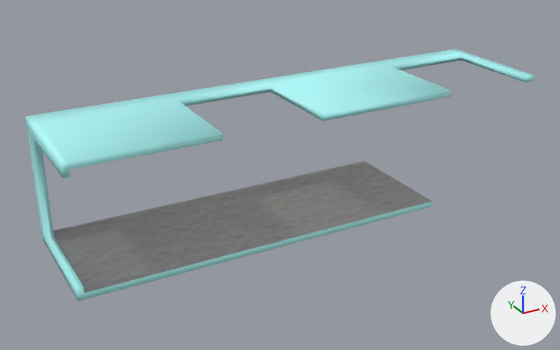
A saved change to the FBX model POBICOS/Content/Models/Building/wall_anteroom_v2.fbx.
Both versions are drawn from a 50 mm camera at (-0.0095, -0.0453, 0.0186) aimed at (0.0181, 0.0048, -0.0064). Every picture has the same lights, and +X, +Y and +Z are marked at lower right. Where no turn or scale is listed for an object, it has been applied to the vertices.
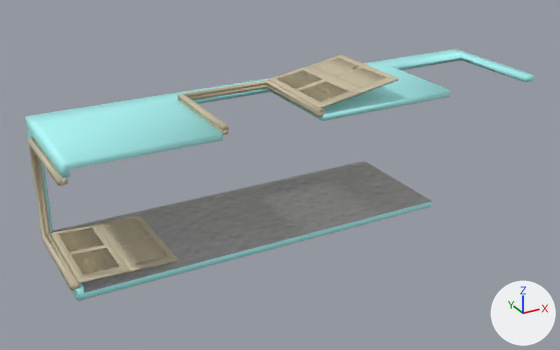
Pixel boxes [x1, y1, x2, y2] of what changed, in the pictures (560 x 350 px):
'Door-right_WOOD_-', added: after [50, 216, 178, 283]
'Door-right_WOOD_-_DR2', added (beige): after [269, 55, 399, 108]
'FRAME01_WOOD_-_DR', added (beige): after [28, 138, 81, 290]
'FRAME01_WOOD_-_DR2', added (beige): after [178, 80, 324, 135]

What the commit changed:
Material 'WOOD_-_DR2' (mat_wood___dr2) is new.
Its base color is (0.588, 0.518, 0.361) (beige #cabfa2).
Mesh me_frame01_wood___dr2 is new.
It has 32 vertices, 56 faces and spans x 0.011..0.01907, y 0.0..0.00807, z -0.00014..0.00052.
It uses material mat_wood___dr2 (beige #cabfa2).
Mesh me_door_right_wood___dr2 is new.
It has 6012 vertices, 11400 faces and spans x 0.01874..0.02569, y 0.00002..0.00789, z 0.00046..0.00195.
It uses material mat_wood___dr2 (beige #cabfa2).
Mesh me_door_right_wood is new.
It has 6012 vertices, 11400 faces and spans x 0.00026..0.00729, y 0.00002..0.00789, z -0.00931..-0.00842.
It uses material mat_wood___dr2 (beige #cabfa2).
Mesh me_frame01_wood___dr is new.
It has 32 vertices, 56 faces and spans x -0.00036..0.00029, y 0.0..0.00807, z -0.00905..-0.00099.
It uses material mat_wood___dr2 (beige #cabfa2).
Object 'FRAME01_WOOD_-_DR2' (ob_frame01_wood___dr2) is new; it shows me_frame01_wood___dr2.
Its location is (0.0, 0.0, 0.0).
Object 'Door-right_WOOD_-_DR2' (ob_door_right_wood___dr2) is new; it shows me_door_right_wood___dr2.
Its location is (0.0, 0.0, 0.0).
Object 'Door-right_WOOD_-' (ob_door_right_wood) is new; it shows me_door_right_wood.
Its location is (0.0, 0.0, 0.0).
Object 'FRAME01_WOOD_-_DR' (ob_frame01_wood___dr) is new; it shows me_frame01_wood___dr.
Its location is (0.0, 0.0, 0.0).
